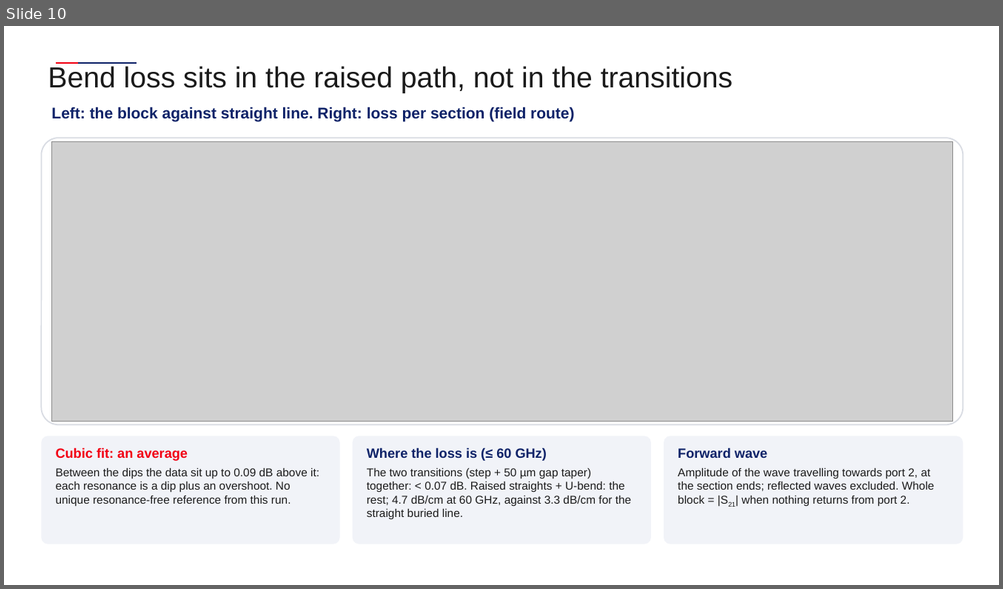
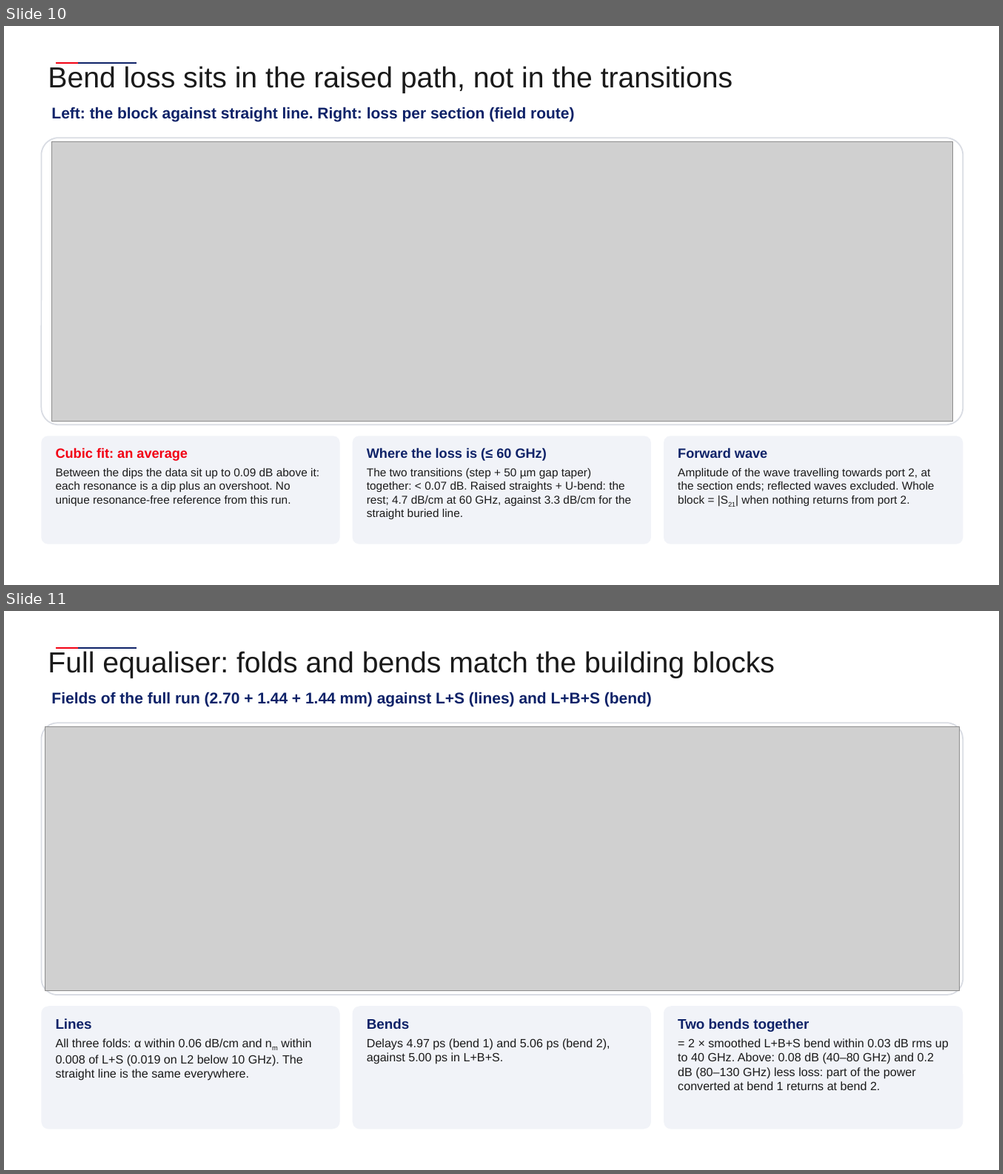
Before and after one commit to andreimuresian/claude, a slide deck: docs/cst/Equalization/Equalisation.pptx. Shown one above the other, each under a label of ours: slide 10 before the commit, slides 10 and 11 after it. The pictures are 1003x589 and 1003x1174 pixels, drawn with LibreOffice and Linux fonts; fonts in the diff are those of the drawing; grey boxes stand for pictures; background and template pictures are left out. Boxes give left, top, right and bottom in pixels: in the first picture for what was removed or moved away, otherwise in the second. Text is boxed around its words. In the diff, an @@ line names an element or a change of style, - is before the commit and + after.

```diff
--- a/docs/cst/Equalization/Equalisation.pptx
+++ b/docs/cst/Equalization/Equalisation.pptx
@@ slide 11 added at box(4, 611, 999, 1170), background #FFFFFF; not listed: 2 template elements that a slide beside it also shows @@
@@ text added at box(48, 651, 774, 678), 28 pt, text #1A1A1A @@
+Full equaliser: folds and bends match the building blocks
@@ text added at box(51, 692, 652, 707), 15 pt, text #0E2268, bold @@
+Fields of the full run (2.70 + 1.44 + 1.44 mm) against L+S (lines) and L+B+S (bend)
@@ rounded rectangle added at box(41, 723, 963, 995), fill #FFFFFF, outline #D9DCE3 1.25 pt @@
@@ picture added at box(45, 727, 959, 991) @@
@@ rounded rectangle added at box(41, 1006, 340, 1130), fill #F1F3F8 @@
@@ rounded rectangle added at box(353, 1006, 651, 1130), fill #F1F3F8 @@
@@ rounded rectangle added at box(663, 1006, 963, 1130), fill #F1F3F8 @@
@@ text added at box(56, 1019, 311, 1081), 11.5 pt, text #1A1A1A @@
+Lines
+All three folds: α within 0.06 dB/cm and nm within 0.008 of L+S (0.019 on L2 below 10 GHz). The straight line is the same everywhere.
@@ text added at box(367, 1019, 610, 1065), 11.5 pt, text #1A1A1A @@
+Bends
+Delays 4.97 ps (bend 1) and 5.06 ps (bend 2), against 5.00 ps in L+B+S.
@@ text added at box(677, 1019, 948, 1091), 11.5 pt, text #1A1A1A @@
+Two bends together
+= 2 × smoothed L+B+S bend within 0.03 dB rms up to 40 GHz. Above: 0.08 dB (40–80 GHz) and 0.2 dB (80–130 GHz) less loss: part of the power converted at bend 1 returns at bend 2.
```
Also in this commit, not shown: 1 other slide added, 8 other files.
